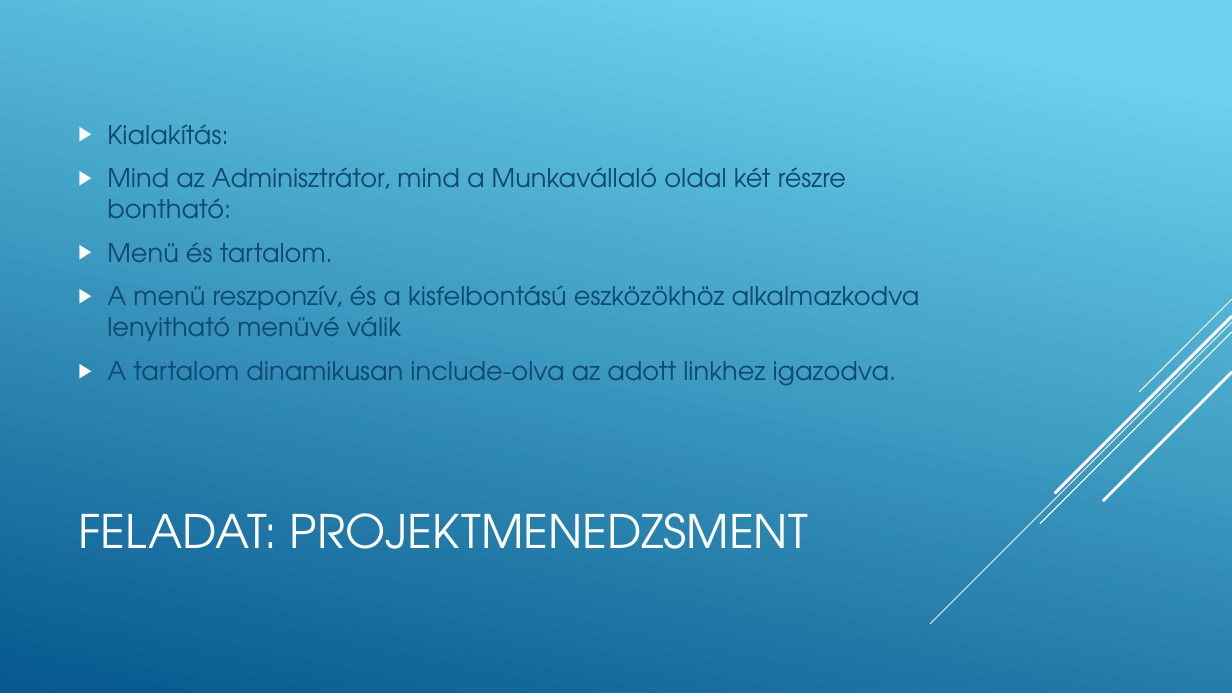
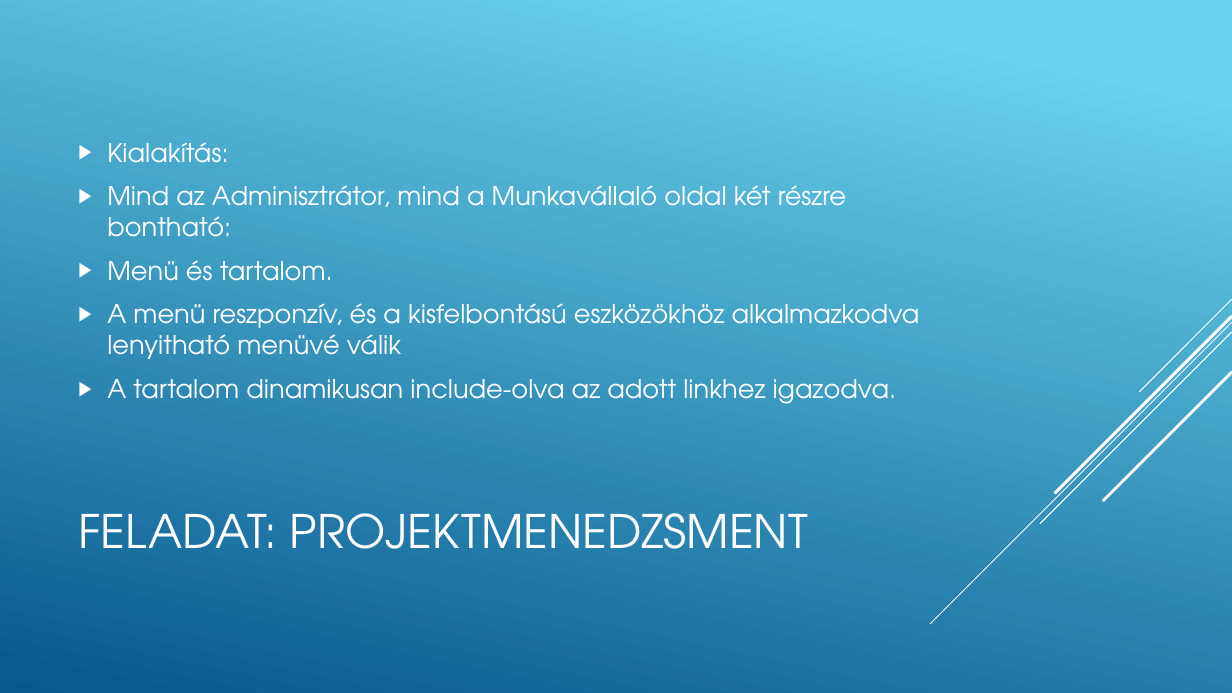
Before and after one commit to GroszFerenc/projektfeladat, a slide deck: slide 7 of grosz_ferenc_prezentacio.pptx (slide 4 before the commit). Drawn at 1232x693 pixels with LibreOffice and Linux fonts; fonts in the diff are those of the drawing. Boxes give left, top, right and bottom in pixels: in the first picture for what was removed or moved away, otherwise in the second. Text is boxed around its words. In the diff, an @@ line names an element or a change of style, - is before the commit and + after.

```diff
--- a/grosz_ferenc_prezentacio.pptx
+++ b/grosz_ferenc_prezentacio.pptx
@@ text "Kialakítás:": place and size @@
-text "Kialakítás:" at (107, 125, 920, 386)
+text "Kialakítás:" at (107, 142, 920, 404)
@@ text "Kialakítás:" at (107, 142, 920, 404): text colour #0F496F to #FFFFFF @@
```
Also in this commit, not shown: 7 other slides changed, 12 slides added, 1 other file.
